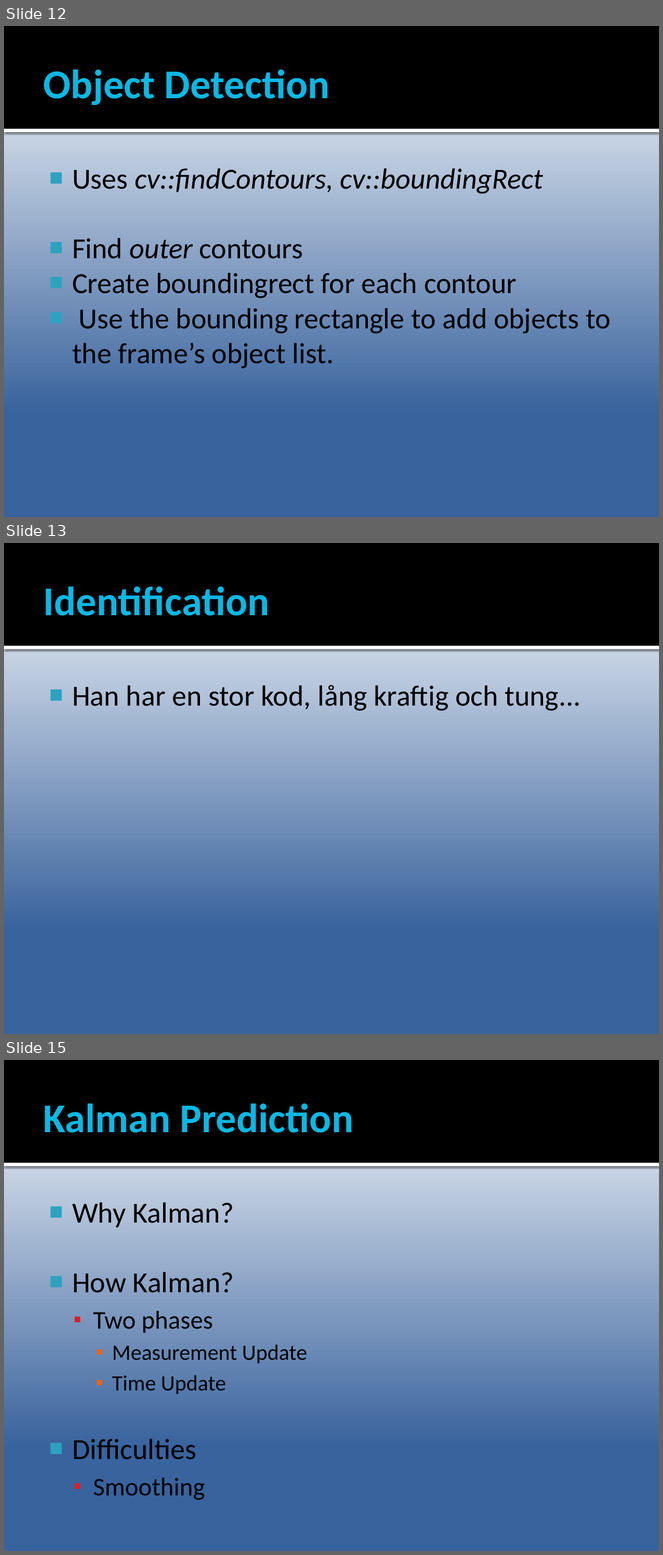
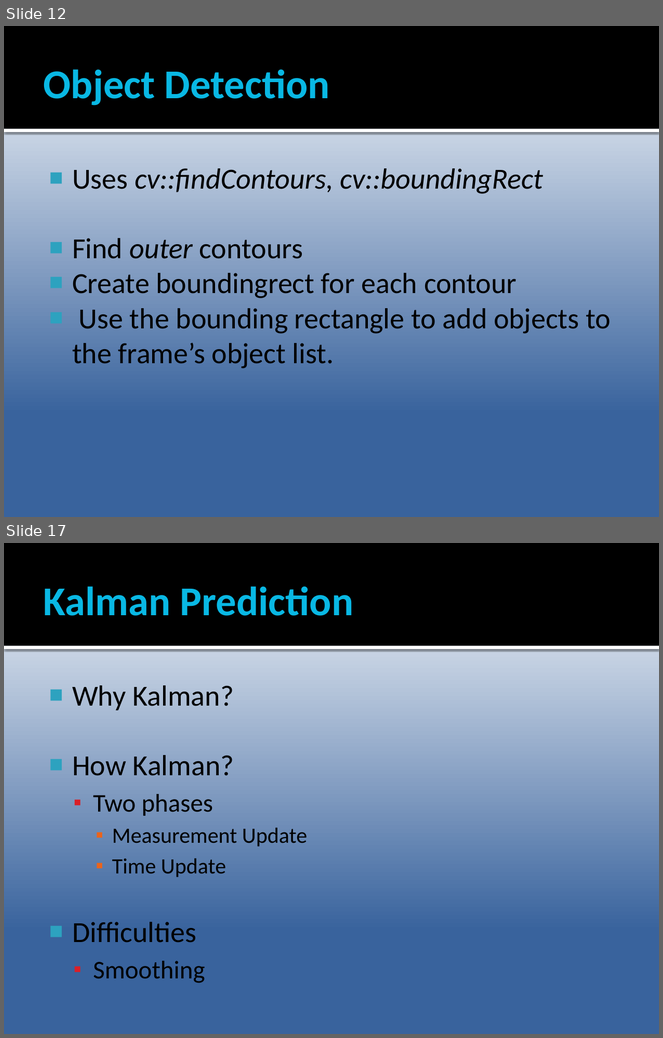
Before and after one commit to Epipolarna/Tracking, a slide deck: Documentation/TSBB15prez.pptx. Shown one above the other, each under a label of ours: slides 12, 13 and 15 before the commit, slides 12 and 17 after it; the slides between them are not shown. The pictures are 663x1555 and 663x1038 pixels, drawn with LibreOffice and Linux fonts; fonts in the diff are those of the drawing; background and template pictures are left out. Boxes give left, top, right and bottom in pixels: in the first picture for what was removed or moved away, otherwise in the second. Text is boxed around its words. In the diff, an @@ line names an element or a change of style, - is before the commit and + after.

```diff
--- a/Documentation/TSBB15prez.pptx
+++ b/Documentation/TSBB15prez.pptx
@@ slide 13 removed at [4,543,659,1034], background gradient #FFFFFF to #39639D; not listed: 2 template elements that a slide beside it also shows @@
@@ title removed at [44,586,270,616] @@
-Identification
@@ text removed at [72,685,581,711] @@
-■ Han har en stor kod, lång kraftig och tung...
@@ what was slide 15 is now slide 17 @@
```
Also in this commit, not shown: 4 slides added, 1 other slide removed.
